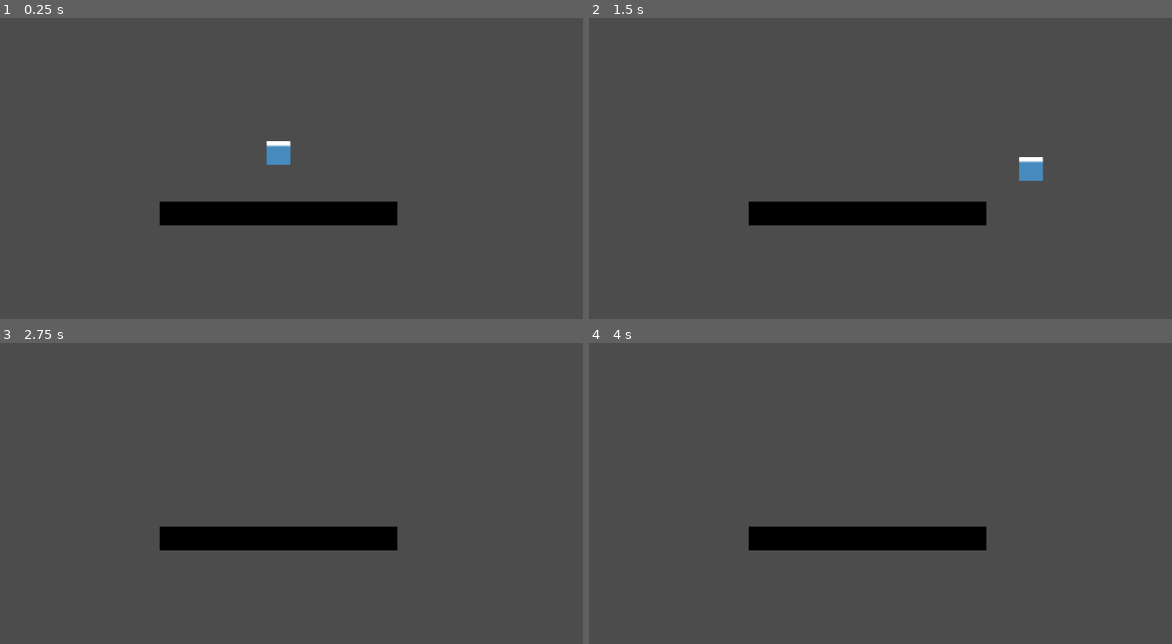
Above: before the commit, frames 1-4 (two rows, left to right).
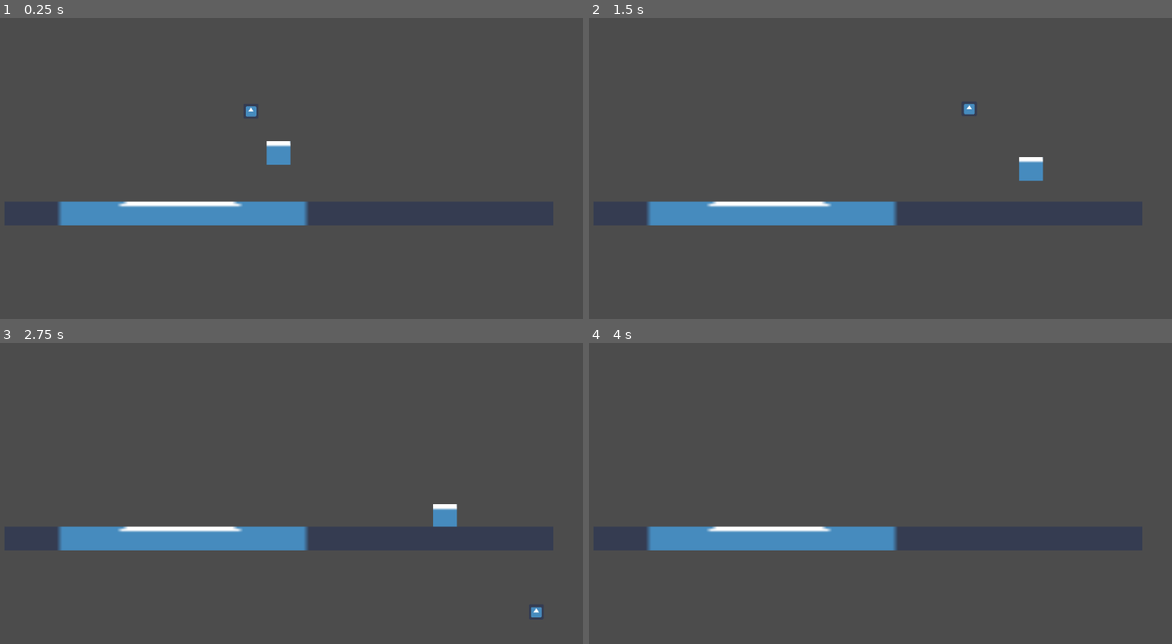
Above: after the commit, the same moments.

Repository: mdrgon1/GWJ-22-Spinzo
Game: Godot game, scene res://Main.tscn
Same seed, same stepped clock (60 frames per second), same inputs: the game is played once before the commit and once after it. The engine's default icon, where the game draws it, is replaced by a stand-in: a white triangle on a blue panel in a dark square.
Inputs:
- Up to frame 1 (0.25 s): no input
- Up to frame 2 (1.5 s): hold Right (move_right) from 0.53 s (still down); tap W (jump) at 0.77 s
- Up to frame 3 (2.75 s): tap W (jump) at 1.52 s; release Right (move_right) at 2.03 s; hold A (move_left) from 2.03 s (still down)
- Up to frame 4 (4 s): release A (move_left) at 2.78 s; hold Right (move_right) from 2.78 s (still down); tap W (jump) at 3.02, 3.77 s

The runs differ from the first frame. In frame 1, 4.8% of the frame differs, in the area x 9-69%, y 29-69%; in frame 2, 4.8%; in frame 3, 5.1%, in the area x 9-93%, y 53-92%; in frame 4, 4.7%.

Commit message:
created ball
ball rotates around player at a given radius and rpm

Diff:
--- /dev/null
+++ b/Project/Ball/Ball.gd
@@ -0,0 +1,28 @@
+extends KinematicBody2D
+
+onready var player = get_tree().get_nodes_in_group("player")[0]
+
+var velocity : Vector2
+var target_radius = 10
+
+func _physics_process(delta):
+	rotate(delta)
+
+# rotate the ball around player like normal
+func rotate(_delta):
+	var rotations_per_sec = 0.5
+	var tangent_velocity = (to_player().length() * 2 * PI) * (rotations_per_sec)
+
+	# at a right angle to the vector from player to ball
+	var tangent_vector = Vector2(to_player().y, -to_player().x).normalized()
+
+	# points the velocity towards target radius, between player and ball
+	velocity = player.position - (to_player().normalized() * target_radius) - position
+
+	# add tangent velocity
+	velocity += tangent_velocity * tangent_vector
+
+	velocity = move_and_slide(velocity)
+
+func to_player():
+	return player.position - position
--- /dev/null
+++ b/Project/Ball/Ball.tscn
@@ -0,0 +1,17 @@
+[gd_scene load_steps=4 format=2]
+
+[ext_resource path="res://icon.png" type="Texture" id=1]
+[ext_resource path="res://Ball/Ball.gd" type="Script" id=2]
+
+[sub_resource type="CircleShape2D" id=1]
+radius = 4.25439
+
+[node name="Ball" type="KinematicBody2D"]
+script = ExtResource( 2 )
+
+[node name="CollisionShape2D" type="CollisionShape2D" parent="."]
+shape = SubResource( 1 )
+
+[node name="Sprite" type="Sprite" parent="."]
+scale = Vector2( 0.1, 0.1 )
+texture = ExtResource( 1 )
--- a/Project/Main.tscn
+++ b/Project/Main.tscn
@@ -1,14 +1,17 @@
-[gd_scene load_steps=4 format=2]
+[gd_scene load_steps=5 format=2]
 
 [ext_resource path="res://Player/Player.tscn" type="PackedScene" id=1]
 [ext_resource path="res://icon.png" type="Texture" id=2]
+[ext_resource path="res://Ball/Ball.tscn" type="PackedScene" id=3]
 
 [sub_resource type="RectangleShape2D" id=1]
-extents = Vector2( 50, 5 )
+extents = Vector2( 115.823, 5 )
 
 [node name="Main" type="Node2D"]
 
-[node name="Player" parent="." instance=ExtResource( 1 )]
+[node name="Player" parent="." groups=[
+"player",
+] instance=ExtResource( 1 )]
 
 [node name="Camera2D" type="Camera2D" parent="."]
 current = true
@@ -16,18 +19,18 @@
 
 [node name="StaticBody2D" type="StaticBody2D" parent="."]
 position = Vector2( 0, 30.4418 )
-__meta__ = {
-"_edit_group_": true
-}
 
 [node name="CollisionShape2D" type="CollisionShape2D" parent="StaticBody2D"]
 shape = SubResource( 1 )
-__meta__ = {
-"_edit_group_": true
-}
 
 [node name="Sprite" type="Sprite" parent="StaticBody2D/CollisionShape2D"]
-modulate = Color( 0, 0, 0, 1 )
+position = Vector2( 0.138695, 0 )
+scale = Vector2( 2.3065, 1 )
 texture = ExtResource( 2 )
 region_enabled = true
-region_rect = Rect2( 32, 32, 100, 10 )
+region_rect = Rect2( 0, 32, 100, 10 )
+
+[node name="Ball" parent="." instance=ExtResource( 3 )]
+position = Vector2( -20.5619, 0 )
+collision_layer = 2
+collision_mask = 2
